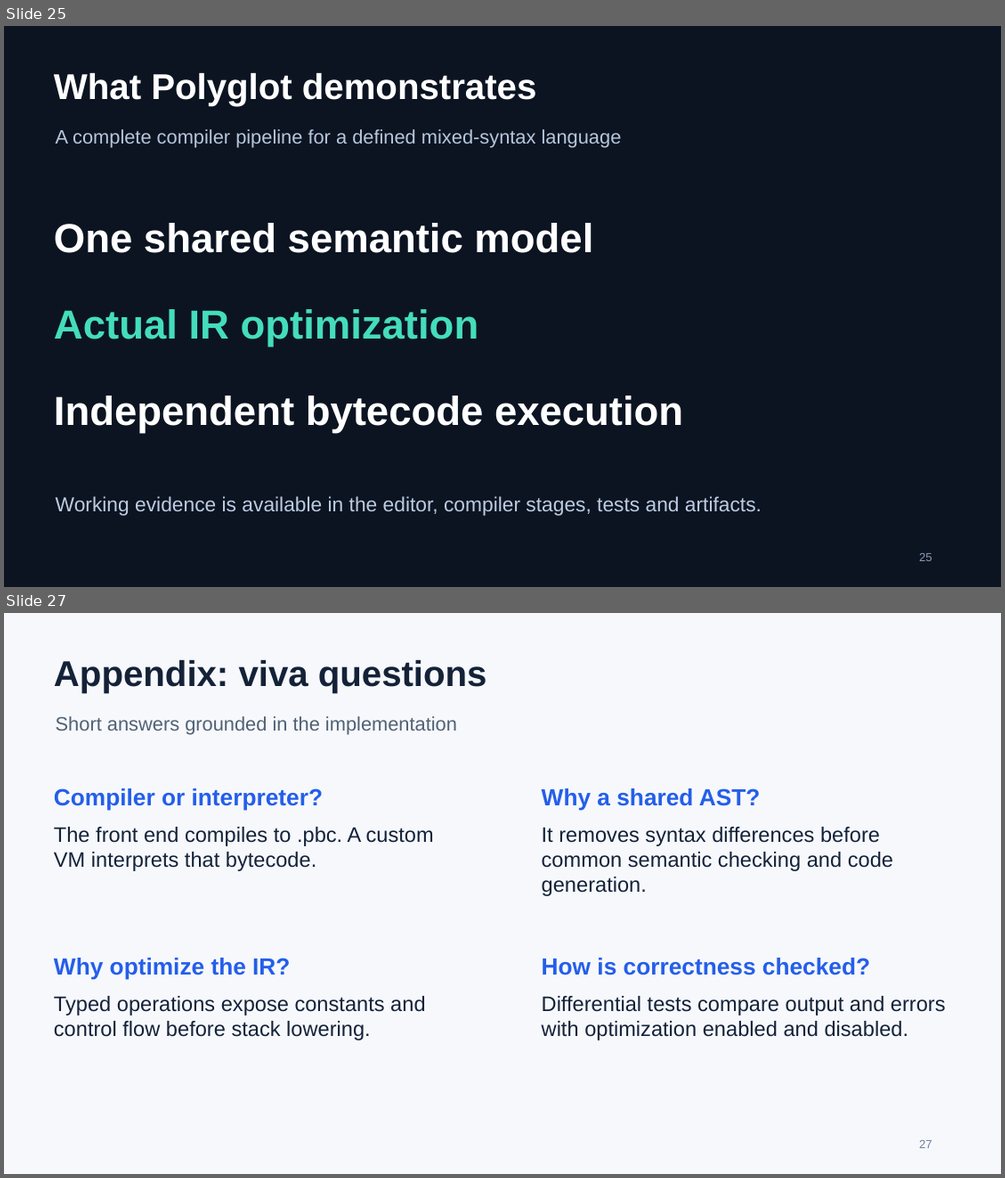
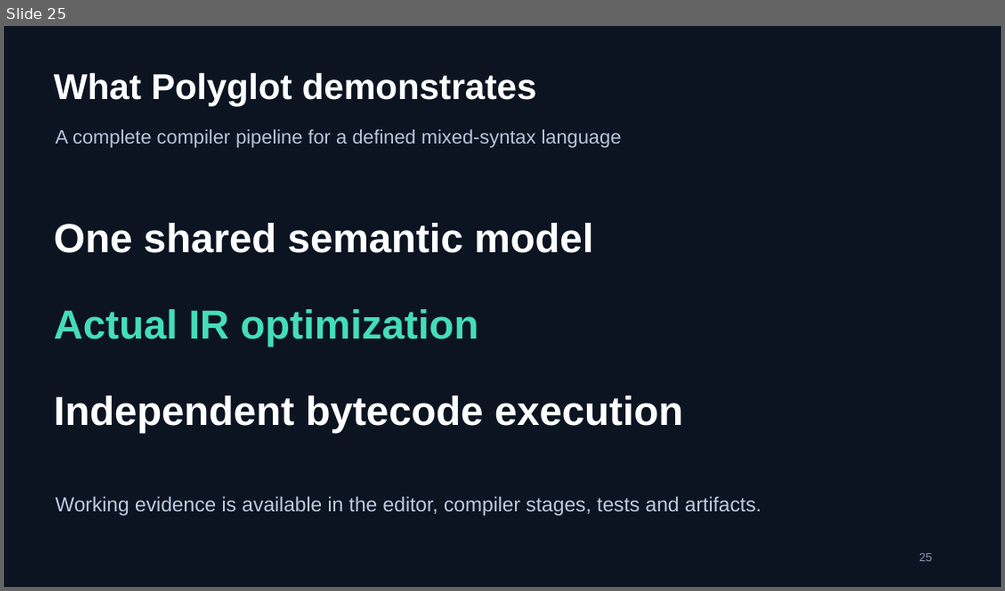
Before and after one commit to hst257/PolyGlot, a slide deck: presentation/output/Polyglot_Project_Defense.pptx. Shown one above the other, each under a label of ours: slides 25 and 27 before the commit, slide 25 after it; the slides between them are not shown. The pictures are 1005x1178 and 1005x591 pixels, drawn with LibreOffice and Linux fonts; fonts in the diff are those of the drawing. Boxes give left, top, right and bottom in pixels: in the first picture for what was removed or moved away, otherwise in the second. Text is boxed around its words. In the diff, an @@ line names an element or a change of style, - is before the commit and + after.

```diff
--- a/presentation/output/Polyglot_Project_Defense.pptx
+++ b/presentation/output/Polyglot_Project_Defense.pptx
@@ slide 27 removed at box(4, 613, 1001, 1174), background #F6F8FC @@
@@ text removed at box(54, 660, 487, 693) @@
-Appendix: viva questions
@@ text removed at box(56, 716, 457, 734) @@
-Short answers grounded in the implementation
@@ text removed at box(54, 788, 323, 811) @@
-Compiler or interpreter?
@@ text removed at box(542, 788, 760, 811) @@
-Why a shared AST?
@@ text removed at box(54, 827, 434, 871) @@
-The front end compiles to .pbc. A custom VM interprets that bytecode.
@@ text removed at box(542, 827, 893, 896) @@
-It removes syntax differences before common semantic checking and code generation.
@@ text removed at box(54, 957, 290, 980) @@
-Why optimize the IR?
@@ text removed at box(542, 957, 870, 975) @@
-How is correctness checked?
@@ text removed at box(54, 996, 425, 1040) @@
-Typed operations expose constants and control flow before stack lowering.
@@ text removed at box(542, 996, 946, 1040) @@
-Differential tests compare output and errors with optimization enabled and disabled.
@@ text removed at box(919, 1140, 932, 1148) @@
-27
```
Also in this commit, not shown: 9 slides changed, 2 other slides removed, 1 other file.
